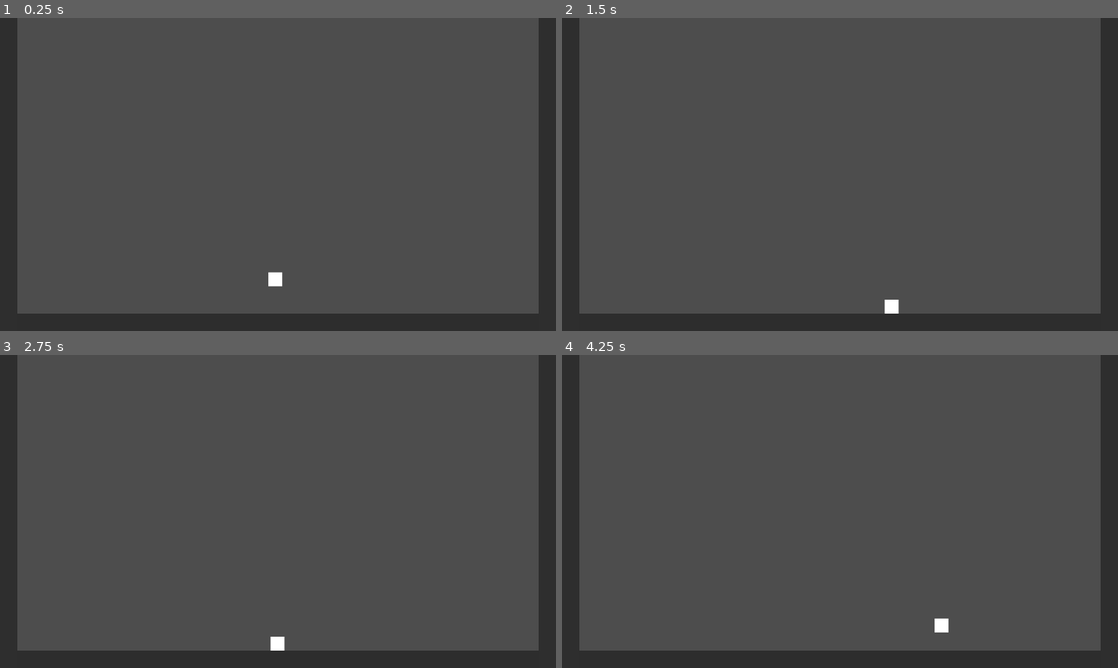
Above: before the commit, frames 1-4 (two rows, left to right).
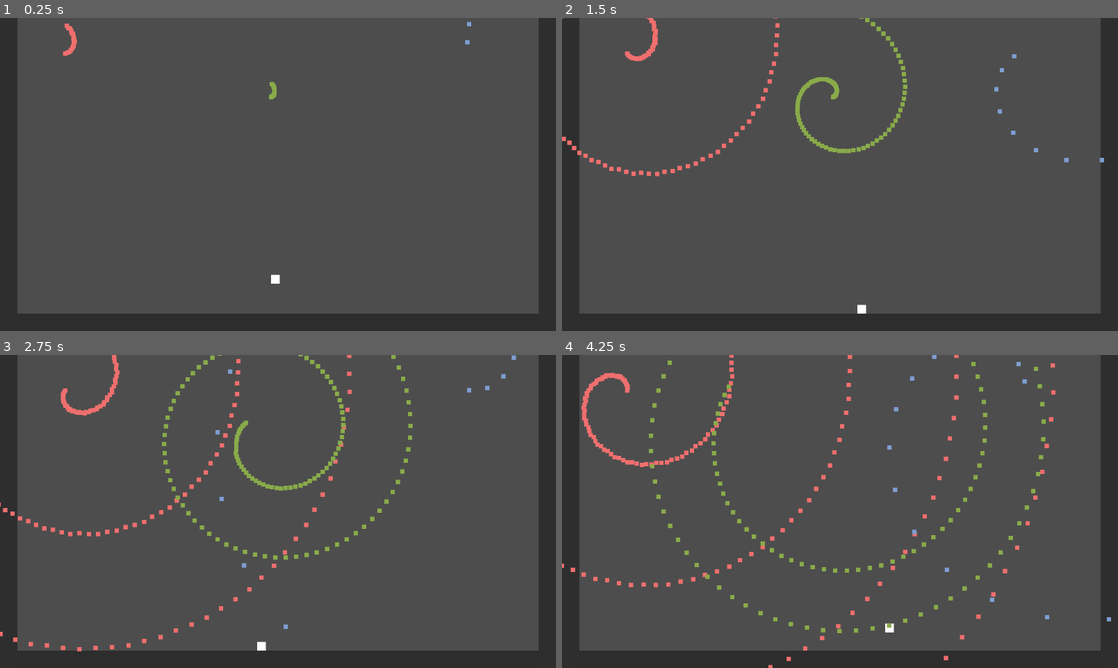
Above: after the commit, the same moments.

Repository: asebexen/we-can-be
Game: Godot game, scene res://scenes/game/game.tscn
Two runs of this game, one before a commit and one after it. Both use one fixed random seed, a clock stepped at 60 frames per second and the inputs below.
Inputs:
- Up to frame 1 (0.25 s): no input
- Up to frame 2 (1.5 s): hold Right (move_right) 0.53-1.28 s; hold Shift (move_slow) 0.53-1.28 s; tap W (move_jump) at 0.77 s; hold Left (move_left) from 1.28 s (still down); tap Shift (move_slow) at 1.35 s
- Up to frame 3 (2.75 s): tap W (move_jump) at 1.52 s; release Left (move_left) at 2.03 s; hold Right (move_right) from 2.03 s (still down); hold Shift (move_slow) from 2.03 s (still down)
- Up to frame 4 (4.25 s): release Shift (move_slow) at 2.78 s; tap Shift (move_slow) at 2.85 s; tap W (move_jump) at 3.02, 3.77 s; release Right (move_right) at 3.53 s; hold Left (move_left) from 3.53 s (still down); hold Shift (move_slow) from 3.53 s (still down)

The runs differ from the first frame. In frame 1, 0.3% of the frame differs, in the area x 11-85%, y 1-86%; in frame 2, 1.7%; in frame 3, 2.7%; in frame 4, 3.0%, in the area x 0-99%, y 0-100%.

Commit message:
Added bullets and one spawner: pinwheel

Diff:
--- a/frontend/project.godot
+++ b/frontend/project.godot
@@ -23,6 +23,8 @@
 
 window/size/viewport_width=1280
 window/size/viewport_height=720
+window/size/mode=3
+window/stretch/mode="viewport"
 
 [input]
 
--- /dev/null
+++ b/frontend/scenes/bullet/bullet.gd
@@ -0,0 +1,22 @@
+extends RigidBody2D
+
+const BOUNDS_PADDING = 100
+var bounds
+@export var color: Color
+
+# Called when the node enters the scene tree for the first time.
+func _ready():
+	bounds = [Vector2(-BOUNDS_PADDING, -BOUNDS_PADDING), get_viewport_rect().size + Vector2(BOUNDS_PADDING, BOUNDS_PADDING)]
+	$ColorRect.color = color
+
+# Called every frame. 'delta' is the elapsed time since the previous frame.
+func _process(delta):
+	check_should_die()
+
+func check_should_die():
+	var global_pos = get_global_transform().get_origin()
+	if (global_pos[0] < bounds[0][0]
+	or global_pos[0] > bounds[1][0]
+	or global_pos[1] < bounds[0][1]
+	or global_pos[1] > bounds[1][1]):
+		queue_free()
--- /dev/null
+++ b/frontend/scenes/bullet/bullet.tscn
@@ -0,0 +1,29 @@
+[gd_scene load_steps=3 format=3 uid="uid://xd12eyd32610"]
+
+[ext_resource type="Script" path="res://scenes/bullet/bullet.gd" id="1_a86tu"]
+
+[sub_resource type="CircleShape2D" id="CircleShape2D_0dgkx"]
+radius = 5.0
+
+[node name="Bullet" type="RigidBody2D" groups=["bullet"]]
+collision_layer = 2
+collision_mask = 4
+gravity_scale = 0.0
+script = ExtResource("1_a86tu")
+color = Color(0.844109, 0.317264, 0.360819, 1)
+
+[node name="ColorRect" type="ColorRect" parent="."]
+anchors_preset = 8
+anchor_left = 0.5
+anchor_top = 0.5
+anchor_right = 0.5
+anchor_bottom = 0.5
+offset_left = -5.0
+offset_top = -5.0
+offset_right = 5.0
+offset_bottom = 5.0
+grow_horizontal = 2
+grow_vertical = 2
+
+[node name="CollisionShape2D" type="CollisionShape2D" parent="."]
+shape = SubResource("CircleShape2D_0dgkx")
--- /dev/null
+++ b/frontend/scenes/bullet_spawner/spawner_pinwheel.gd
@@ -0,0 +1,49 @@
+extends Node2D
+
+# Current target rotation
+var current_rotation = 0.0
+# Number of times to rotate
+@export var max_rotation: float
+# How quickly, in radians/second, the spawner rotates
+@export var rotation_speed: float
+# The interval, in radians, between spawned bullets
+@export var rotate_step: float
+# Initial velocity of spawned bullets
+@export var spawn_velocity: float
+# The rotation of the last spawned bullet. Used when calculating spawns to
+# decouple spawning behavior from the physics engine (else I could only spawn
+# bullets at discrete intervals.)
+var last_spawn = 0.0
+# Whether or not the spawner is spinning and firing bullets.
+@export var is_active: bool
+@export var bullet_color: Color
+
+var bullet = load("res://scenes/bullet/bullet.tscn")
+
+# Called when the node enters the scene tree for the first time.
+func _ready():
+	pass # Replace with function body.
+
+
+# Called every frame. 'delta' is the elapsed time since the previous frame.
+func _process(delta):
+	if is_active == true:
+		current_rotation += rotation_speed * delta
+	spawn_bullets()
+
+func start_spawn():
+	current_rotation = 0.0
+	last_spawn = 0.0
+	is_active = true
+
+func spawn_bullets():
+	var next_spawn = last_spawn + rotate_step
+	while next_spawn <= current_rotation:
+		var bullet_instance = bullet.instantiate()
+		bullet_instance.linear_velocity = Vector2.UP.rotated(next_spawn) * spawn_velocity
+		bullet_instance.color = bullet_color
+		last_spawn = next_spawn
+		next_spawn = last_spawn + rotate_step
+		add_child(bullet_instance)
+	if current_rotation > max_rotation:
+		is_active = false
--- /dev/null
+++ b/frontend/scenes/bullet_spawner/spawner_pinwheel.tscn
@@ -0,0 +1,12 @@
+[gd_scene load_steps=2 format=3 uid="uid://cgojbwjyrfaa0"]
+
+[ext_resource type="Script" path="res://scenes/bullet_spawner/spawner_pinwheel.gd" id="1_3do3d"]
+
+[node name="SpawnerPinwheel" type="Node2D"]
+script = ExtResource("1_3do3d")
+max_rotation = 6.283
+rotation_speed = 6.283
+rotate_step = 0.063
+spawn_velocity = 300.0
+is_active = true
+bullet_color = Color(0.936098, 0.435249, 0.430399, 1)
--- /dev/null
+++ b/frontend/scenes/game/game.gd
@@ -0,0 +1,10 @@
+extends Node2D
+
+
+# Called when the node enters the scene tree for the first time.
+func _ready():
+	pass
+
+# Called every frame. 'delta' is the elapsed time since the previous frame.
+func _process(delta):
+	pass
--- a/frontend/scenes/game/game.tscn
+++ b/frontend/scenes/game/game.tscn
@@ -1,10 +1,13 @@
-[gd_scene load_steps=4 format=3 uid="uid://bjtobtkmm3jlp"]
+[gd_scene load_steps=6 format=3 uid="uid://bjtobtkmm3jlp"]
 
 [ext_resource type="PackedScene" uid="uid://bsrmb1oiyyk3p" path="res://scenes/floor/floor.tscn" id="1_0exax"]
+[ext_resource type="Script" path="res://scenes/game/game.gd" id="1_cigk5"]
 [ext_resource type="PackedScene" uid="uid://2lmjy6qx3hi0" path="res://scenes/player/player.tscn" id="2_wgjkq"]
 [ext_resource type="PackedScene" uid="uid://c5ekcytywbdak" path="res://scenes/wall/wall.tscn" id="3_hcq7g"]
+[ext_resource type="PackedScene" uid="uid://cgojbwjyrfaa0" path="res://scenes/bullet_spawner/spawner_pinwheel.tscn" id="4_ucjlo"]
 
 [node name="Game" type="Node2D"]
+script = ExtResource("1_cigk5")
 
 [node name="Floor" parent="." instance=ExtResource("1_0exax")]
 position = Vector2(0, 680)
@@ -17,3 +20,24 @@
 
 [node name="Wall_Right" parent="." instance=ExtResource("3_hcq7g")]
 position = Vector2(1290, 360)
+
+[node name="TEST_SpawnerPinwheel" parent="." instance=ExtResource("4_ucjlo")]
+position = Vector2(150, 82)
+max_rotation = 31.416
+rotation_speed = 6.0
+
+[node name="TEST_SpawnerPinwheel2" parent="." instance=ExtResource("4_ucjlo")]
+position = Vector2(1064, 78)
+max_rotation = 15.708
+rotation_speed = 3.0
+rotate_step = 0.252
+spawn_velocity = 500.0
+bullet_color = Color(0.4936, 0.617589, 0.823899, 1)
+
+[node name="TEST_SpawnerPinwheel3" parent="." instance=ExtResource("4_ucjlo")]
+position = Vector2(624, 182)
+max_rotation = 11.472
+rotation_speed = 5.0
+rotate_step = 0.084
+spawn_velocity = 150.0
+bullet_color = Color(0.535444, 0.66972, 0.288843, 1)
--- /dev/null
+++ b/frontend/scenes/player/Hurtbox.gd
@@ -0,0 +1,16 @@
+extends Area2D
+
+
+# Called when the node enters the scene tree for the first time.
+func _ready():
+	pass # Replace with function body.
+
+
+# Called every frame. 'delta' is the elapsed time since the previous frame.
+func _process(delta):
+	pass
+
+
+func _on_body_entered(body):
+	if body.is_in_group("bullet"):
+		print("hit")
--- a/frontend/scenes/player/player.gd
+++ b/frontend/scenes/player/player.gd
@@ -2,8 +2,9 @@
 
 var can_jump = false
 var dir = 0
-var move_speed = 600
-var jump_velocity = 900
+@export var move_speed: int
+@export var walk_speed: int
+@export var jump_velocity: int
 
 # Called when the node enters the scene tree for the first time.
 func _ready():
@@ -24,9 +25,11 @@
 		dir += 1
 	if Input.is_action_pressed("move_left"):
 		dir -= 1
+
 	if Input.is_action_pressed("move_slow"):
-		coeff /= 2
-	velocity[0] = dir * move_speed * coeff
+		velocity[0] = dir * walk_speed
+	else:
+		velocity[0] = dir * move_speed
 
 func process_jump():
 	if Input.is_action_pressed("move_jump") and can_jump == true:
--- a/frontend/scenes/player/player.tscn
+++ b/frontend/scenes/player/player.tscn
@@ -1,6 +1,7 @@
-[gd_scene load_steps=4 format=3 uid="uid://2lmjy6qx3hi0"]
+[gd_scene load_steps=5 format=3 uid="uid://2lmjy6qx3hi0"]
 
 [ext_resource type="Script" path="res://scenes/player/player.gd" id="1_0fapc"]
+[ext_resource type="Script" path="res://scenes/player/Hurtbox.gd" id="2_4537w"]
 
 [sub_resource type="RectangleShape2D" id="RectangleShape2D_48npu"]
 size = Vector2(40, 40)
@@ -8,8 +9,12 @@
 [sub_resource type="CircleShape2D" id="CircleShape2D_e852m"]
 
 [node name="Player" type="CharacterBody2D"]
-scale = Vector2(0.8, 0.8)
+scale = Vector2(0.5, 0.5)
+collision_layer = 2
 script = ExtResource("1_0fapc")
+move_speed = 350
+walk_speed = 150
+jump_velocity = 900
 
 [node name="ColorRect" type="ColorRect" parent="."]
 offset_left = -20.0
@@ -21,6 +26,11 @@
 shape = SubResource("RectangleShape2D_48npu")
 
 [node name="Hurtbox" type="Area2D" parent="."]
+collision_layer = 4
+collision_mask = 2
+script = ExtResource("2_4537w")
 
 [node name="CollisionShape2D" type="CollisionShape2D" parent="Hurtbox"]
 shape = SubResource("CircleShape2D_e852m")
+
+[connection signal="body_entered" from="Hurtbox" to="Hurtbox" method="_on_body_entered"]
